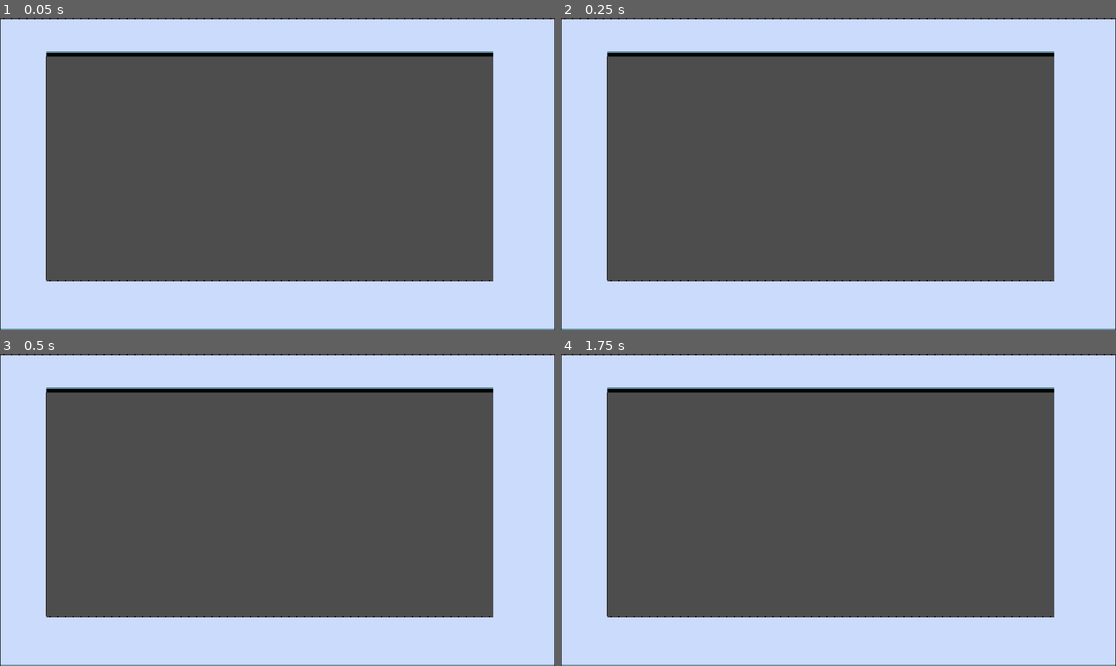
Above: before the commit, frames 1-4 (two rows, left to right).
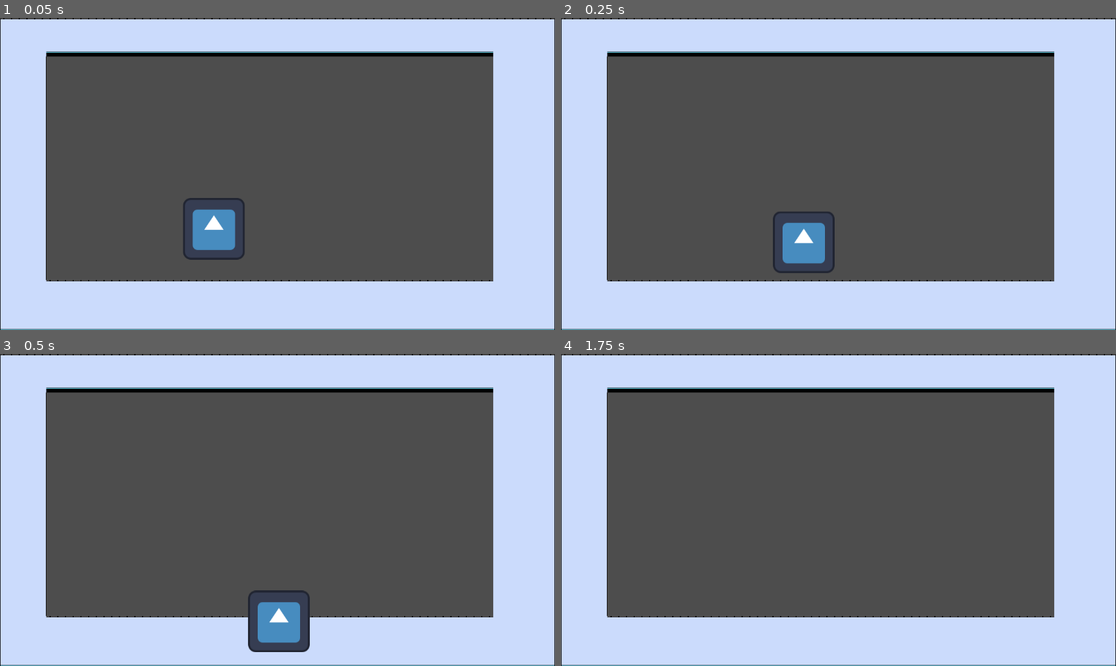
Above: after the commit, the same moments.

Repository: PjotrNik/shefjam
Game: Godot game, scene res://phase_1_map.tscn
Two runs of this game, one before a commit and one after it. Both use one fixed random seed, a clock stepped at 60 frames per second and the inputs below. The engine's default icon, where the game draws it, is replaced by a stand-in: a white triangle on a blue panel in a dark square.
Inputs:
- Up to frame 1 (0.05 s): no input
- Up to frame 2 (0.25 s): no input
- Up to frame 3 (0.5 s): no input
- Up to frame 4 (1.75 s): tap Enter at 1.25 s

The runs differ from the first frame. In frame 1, 1.3% of the frame differs, in the area x 33-45%, y 57-78%; in frame 2, 1.3%; in frame 3, 1.8%, in the area x 44-56%, y 75-96%; in frame 4, nothing differs.

Commit message:
boss can move

Diff:
--- a/boss.tscn
+++ b/boss.tscn
@@ -1,6 +1,7 @@
-[gd_scene load_steps=6 format=3 uid="uid://7t3ngei26bp6"]
+[gd_scene load_steps=7 format=3 uid="uid://7t3ngei26bp6"]
 
 [ext_resource type="Texture2D" uid="uid://bl0f8nf2iox1x" path="res://icon.svg" id="1_0bnu1"]
+[ext_resource type="Script" uid="uid://cdije1okoq2vm" path="res://scripts/boss.gd" id="1_lnbgr"]
 [ext_resource type="Script" uid="uid://sqvd67sa4jvk" path="res://scripts/Boss_Walk.gd" id="2_6xxrv"]
 [ext_resource type="Script" uid="uid://jw8k7lkr0c3t" path="res://scripts/State_machine.gd" id="2_skx2t"]
 
@@ -19,6 +20,7 @@
 }]
 
 [node name="Boss" type="CharacterBody2D"]
+script = ExtResource("1_lnbgr")
 
 [node name="CollisionShape2D" type="CollisionShape2D" parent="."]
 position = Vector2(0, 3.5)
--- a/phase_1_map.tscn
+++ b/phase_1_map.tscn
@@ -1,6 +1,7 @@
-[gd_scene load_steps=4 format=4 uid="uid://ccijxglnqfs7n"]
+[gd_scene load_steps=5 format=4 uid="uid://ccijxglnqfs7n"]
 
 [ext_resource type="Texture2D" uid="uid://chp4lbkrfkg0b" path="res://Sprites/Temp_Tilemap.png" id="1_vdvia"]
+[ext_resource type="PackedScene" uid="uid://7t3ngei26bp6" path="res://boss.tscn" id="2_ejrpe"]
 
 [sub_resource type="TileSetAtlasSource" id="TileSetAtlasSource_ejrpe"]
 resource_name = "Tile1"
@@ -84,3 +85,6 @@
 [node name="TileMapLayer" type="TileMapLayer" parent="."]
 tile_map_data = PackedByteArray("AABHAAQAAAACAAEAAABHAAMAAAACAAEAAABHAAIAAAACAAEAAABHAAEAAAACAAEAAABHAAAAAAACAAAAAABGAA …(20240 unchanged characters)…
 tile_set = SubResource("TileSet_ia5r4")
+
+[node name="Boss" parent="." instance=ExtResource("2_ejrpe")]
+position = Vector2(429, 437)
--- a/scripts/Boss_Walk.gd
+++ b/scripts/Boss_Walk.gd
@@ -5,7 +5,7 @@
 	pass
 
 func Enter():
-	pass
+	$"../..".set_speed(300)
 
 func Update(_delta: float):
 	pass
--- a/scripts/State_machine.gd
+++ b/scripts/State_machine.gd
@@ -15,7 +15,7 @@
 			child.Transitioned.connect(on_child_transition)
 
 	if initial_state:
-		initial_state.enter()
+		initial_state.Enter()
 
 
 
--- /dev/null
+++ b/scripts/boss.gd
@@ -0,0 +1,18 @@
+extends CharacterBody2D
+
+const JUMP_VELOCITY = -400.0
+
+var current_speed = 0
+
+
+func _physics_process(delta):
+	# Add the gravity.
+	if not is_on_floor():
+		velocity += get_gravity() * delta
+
+	velocity.x = current_speed
+
+	move_and_slide()
+
+func set_speed(speed):
+	current_speed = speed
Not shown, added: scripts/boss.gd.uid
